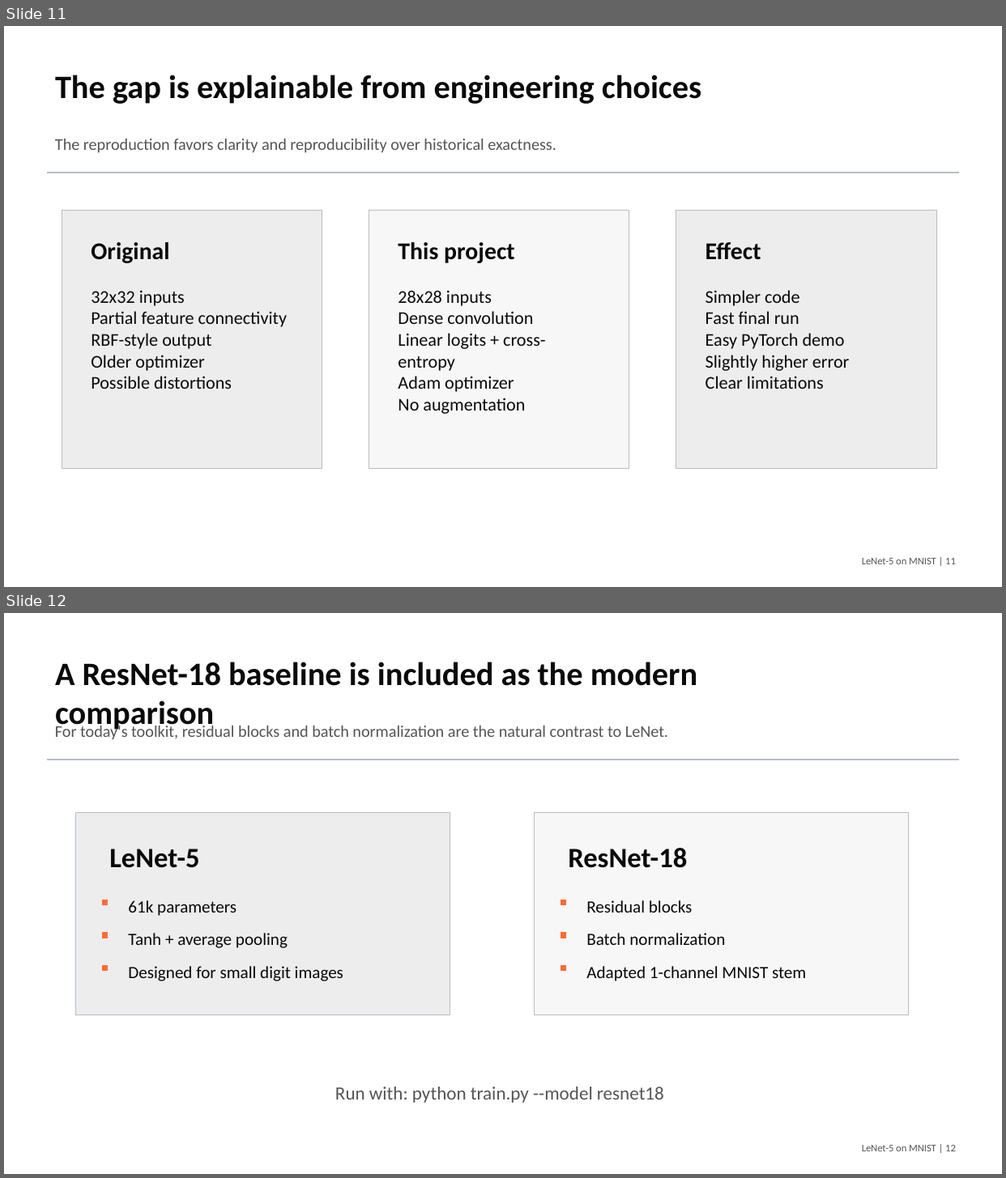
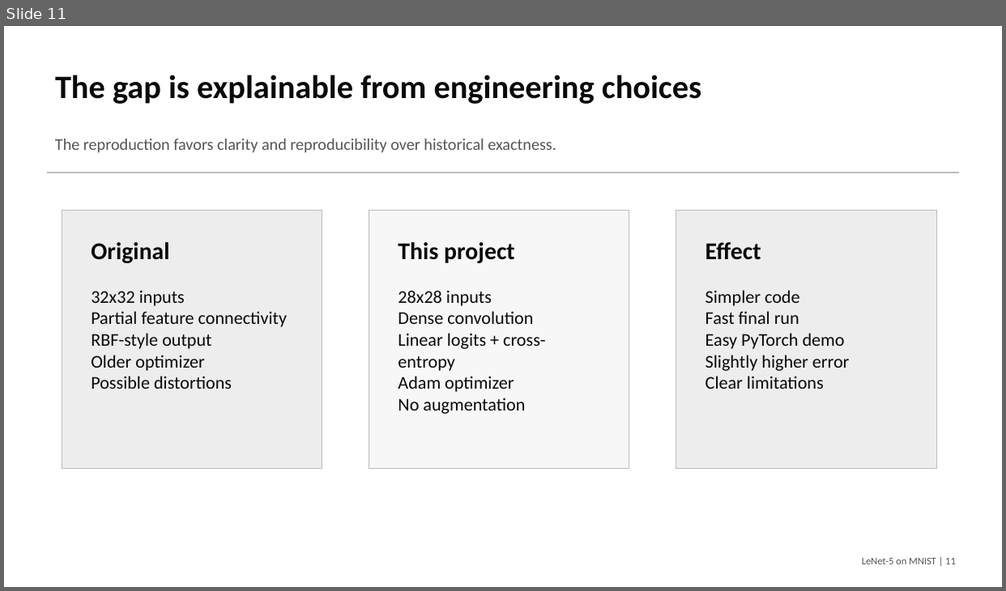
Before and after one commit to macbehnke/NN_funds_project, a slide deck: slides/LeNet5_MNIST_Final_Presentation.pptx. Shown one above the other, each under a label of ours: slides 11 and 12 before the commit, slide 11 after it. The pictures are 1006x1178 and 1006x591 pixels, drawn with LibreOffice and Linux fonts; fonts in the diff are those of the drawing. Boxes give left, top, right and bottom in pixels: in the first picture for what was removed or moved away, otherwise in the second. Text is boxed around its words. In the diff, an @@ line names an element or a change of style, - is before the commit and + after.

Commit message:
Update ResNet baseline comparison

```diff
--- a/slides/LeNet5_MNIST_Final_Presentation.pptx
+++ b/slides/LeNet5_MNIST_Final_Presentation.pptx
@@ slide 12 removed at bbox=[4, 613, 1002, 1174], background #FFFFFF @@
@@ text removed at bbox=[55, 662, 697, 732] @@
-A ResNet-18 baseline is included as the modern comparison
@@ text removed at bbox=[55, 723, 668, 739] @@
-For today's toolkit, residual blocks and batch normalization are the natural contrast to LeNet.
@@ rectangle removed at bbox=[48, 760, 958, 760] @@
@@ rectangle removed at bbox=[76, 813, 450, 1016] @@
@@ rectangle removed at bbox=[534, 813, 908, 1016] @@
@@ text removed at bbox=[109, 849, 199, 868] @@
-LeNet-5
@@ text removed at bbox=[568, 848, 687, 868] @@
-ResNet-18
@@ rectangle removed at bbox=[102, 900, 108, 905] @@
@@ text removed at bbox=[128, 901, 236, 916] @@
-61k parameters
@@ rectangle removed at bbox=[561, 900, 566, 905] @@
@@ text removed at bbox=[586, 901, 692, 913] @@
-Residual blocks
@@ rectangle removed at bbox=[102, 933, 108, 938] @@
@@ text removed at bbox=[128, 933, 288, 948] @@
-Tanh + average pooling
@@ rectangle removed at bbox=[561, 933, 566, 938] @@
@@ text removed at bbox=[586, 933, 725, 945] @@
-Batch normalization
@@ rectangle removed at bbox=[102, 965, 108, 971] @@
@@ text removed at bbox=[128, 966, 343, 982] @@
-Designed for small digit images
@@ rectangle removed at bbox=[561, 965, 566, 971] @@
@@ text removed at bbox=[586, 966, 806, 982] @@
-Adapted 1-channel MNIST stem
@@ text removed at bbox=[335, 1087, 664, 1103] @@
-Run with: python train.py --model resnet18
@@ text removed at bbox=[862, 1145, 956, 1152] @@
-LeNet-5 on MNIST | 12
```
Also in this commit, not shown: 1 slide added, 4 other files.
